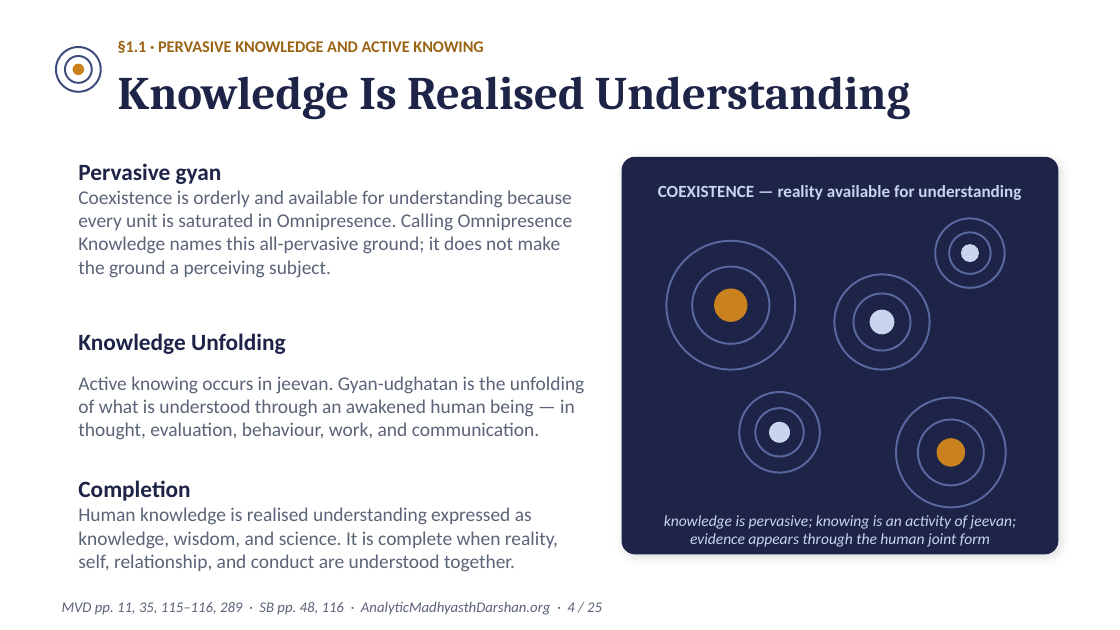
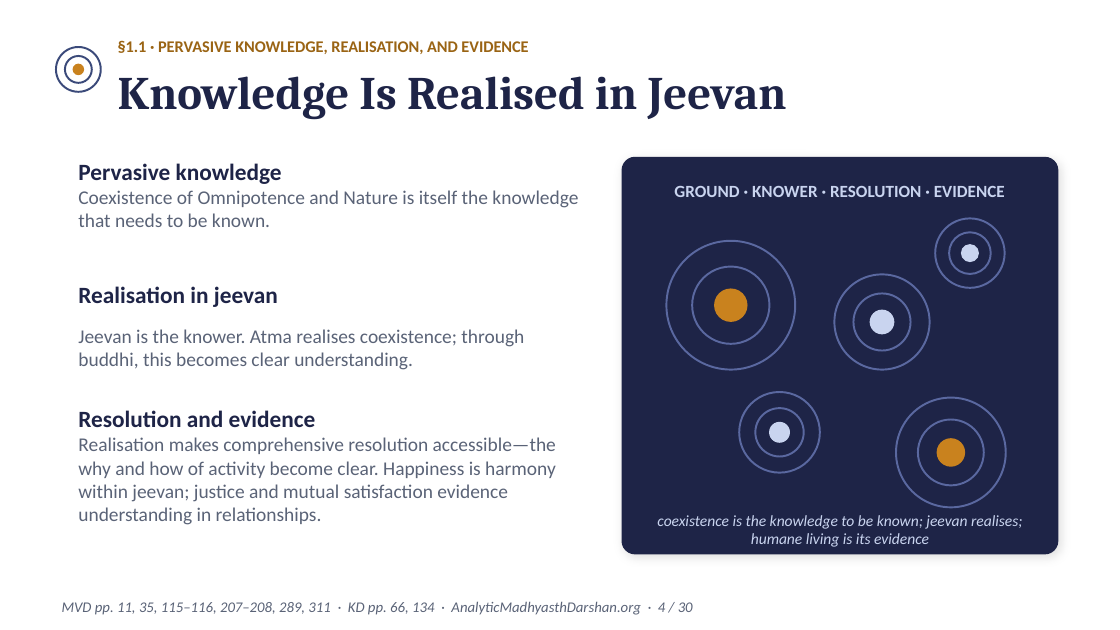
Before and after one commit to raghavamohan/AnalyticMadhyasthDarshan, a slide deck: slide 4 of Studies/The-Epistemology-of-Coexistence/The-Epistemology-of-Coexistence-Madhyasth-Darshan.pptx. Drawn at 1120x630 pixels with LibreOffice and Linux fonts; fonts in the diff are those of the drawing. Boxes give left, top, right and bottom in pixels: in the first picture for what was removed or moved away, otherwise in the second. Text is boxed around its words. In the diff, an @@ line names an element or a change of style, - is before the commit and + after.

```diff
--- a/Studies/The-Epistemology-of-Coexistence/The-Epistemology-of-Coexistence-Madhyasth-Darshan.pptx
+++ b/Studies/The-Epistemology-of-Coexistence/The-Epistemology-of-Coexistence-Madhyasth-Darshan.pptx
@@ text at [118, 40, 528, 54]: text changed @@
-§1.1 · PERVASIVE KNOWLEDGE AND ACTIVE KNOWING
+§1.1 · PERVASIVE KNOWLEDGE, REALISATION, AND EVIDENCE
@@ text at [118, 76, 787, 119]: text changed @@
-Knowledge Is Realised Understanding
+Knowledge Is Realised in Jeevan
@@ text at [78, 163, 578, 525]: text changed @@
-Pervasive gyan
-Coexistence is orderly and available for understanding because every unit is saturated in Omnipresence. Calling Omnipresence Knowledge names this all-pervasive ground; it does not make the ground a perceiving subject.
-Knowledge Unfolding
-Active knowing occurs in jeevan. Gyan-udghatan is the unfolding of what is understood through an awakened human being — in thought, evaluation, behaviour, work, and communication.
-Completion
-Human knowledge is realised understanding expressed as knowledge, wisdom, and science. It is complete when reality, self, relationship, and conduct are understood together.
+Pervasive knowledge
+Coexistence of Omnipotence and Nature is itself the knowledge that needs to be known.
+Realisation in jeevan
+Jeevan is the knower. Atma realises coexistence; through buddhi, this becomes clear understanding.
+Resolution and evidence
+Realisation makes comprehensive resolution accessible—the why and how of activity become clear. Happiness is harmony within jeevan; justice and mutual satisfaction evidence understanding in relationships.
@@ text at [674, 186, 1005, 197]: text changed @@
-COEXISTENCE — reality available for understanding
+GROUND · KNOWER · RESOLUTION · EVIDENCE
@@ text at [657, 515, 1022, 547]: text changed @@
-knowledge is pervasive; knowing is an activity of jeevan; evidence appears through the human joint form
+coexistence is the knowledge to be known; jeevan realises; humane living is its evidence
@@ text at [62, 601, 693, 615]: text changed @@
-MVD pp. 11, 35, 115–116, 289 · SB pp. 48, 116 · AnalyticMadhyasthDarshan.org · 4 / 25
+MVD pp. 11, 35, 115–116, 207–208, 289, 311 · KD pp. 66, 134 · AnalyticMadhyasthDarshan.org · 4 / 30
```
Also in this commit, not shown: 23 other slides changed, 6 slides added, 1 slide removed.
